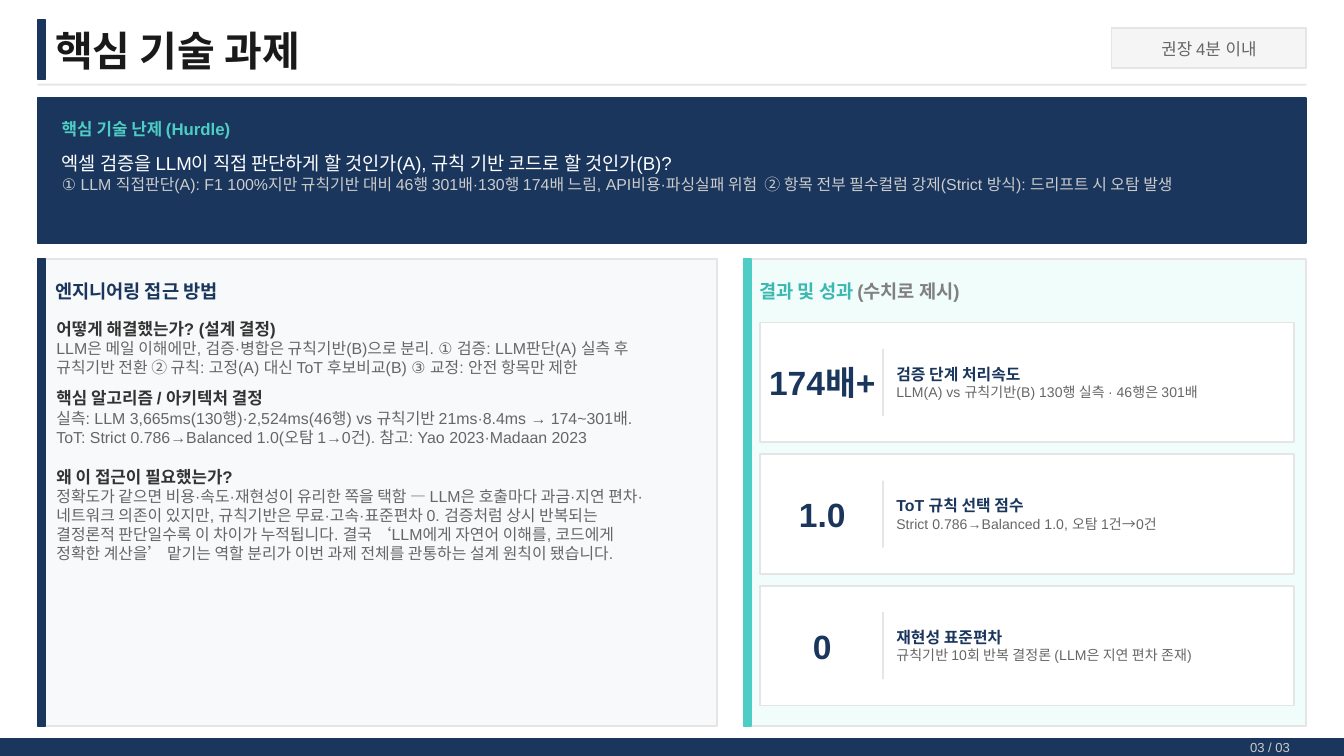
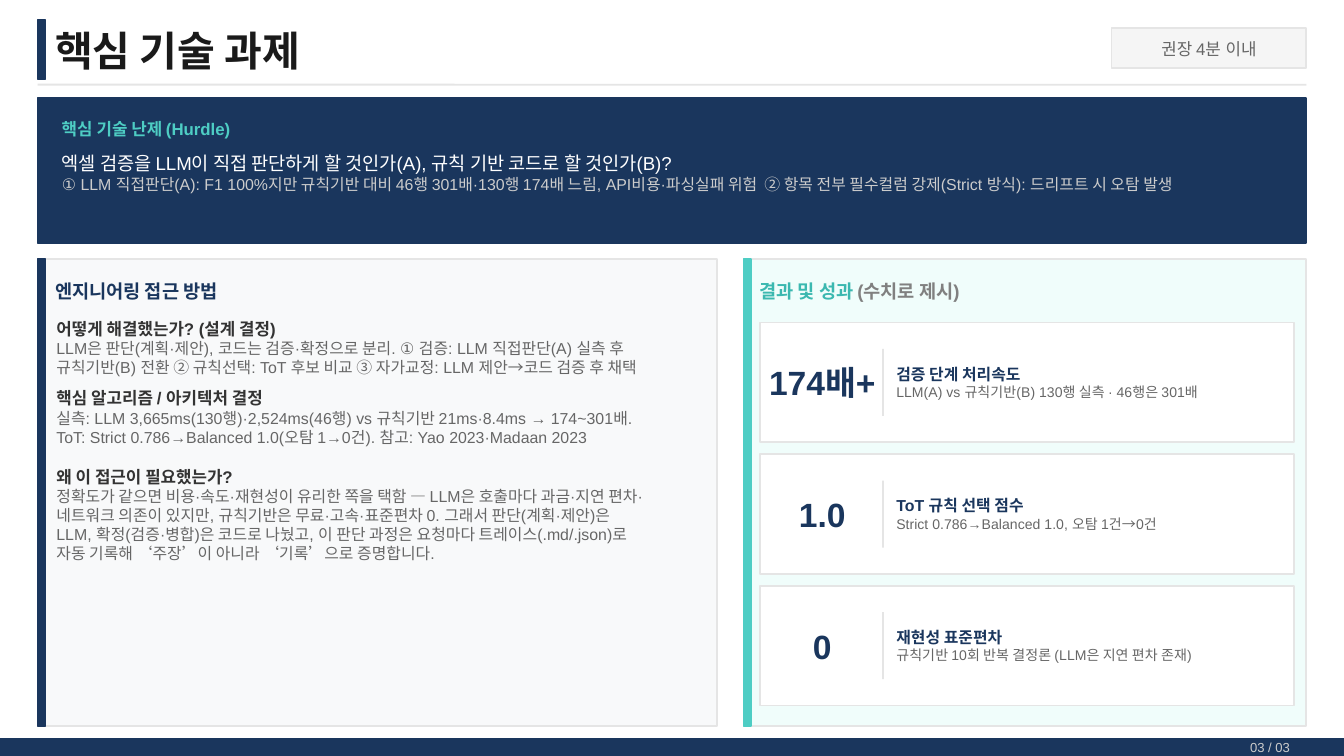
Before and after one commit to PinokioLee/smart-collect-assistant, a slide deck: slide 4 of presentation/AI_Master_최종발표_이형진_08079.pptx. Drawn at 1344x756 pixels with LibreOffice and Linux fonts; fonts in the diff are those of the drawing. Boxes give left, top, right and bottom in pixels: in the first picture for what was removed or moved away, otherwise in the second. Text is boxed around its words. In the diff, an @@ line names an element or a change of style, - is before the commit and + after.

Commit message:
feat: LLM 판단 + 코드 검증 에이전트 루프 + 추론 트레이스 증거
멘토 피드백("4개 개별 기능 같다 / LLM을 능동적으로 어디 썼나")에 대응해
단발 요약이 아니라 Propose–Verify 멀티에이전트 세션으로 재설계했다.

방향 1 — LLM 자율성 (검증 재현성은 결정론 게이트로 유지):
- Supervisor: LLM이 실제 업로드 컬럼을 보고 검증 전략·리스크를 계획(plan_collection)
- Self-Correction: LLM이 교정값을 근거와 함께 '제안'(propose_corrections) →
  코드가 허용값·날짜형식으로 '검증' → 재검증서 오류 줄 때만 채택.
  게이트 미통과 시 결정론 규칙 폴백. Azure 없으면 전체 오프라인 재현.

방향 2 — 하나의 에이전트 세션으로 가시화:
- 버려지던 reasoning_log 직렬화 + 구조화 reasoning_steps(판단 주체 LLM/규칙) 신설
- 02 결과에 '에이전트 추론 타임라인' 패널·자가교정 상세(LLM 근거)·Supervisor 계획 박스

증거 기록:
- 요청 1건마다 data/traces/{ID}.json/.md 자동 저장(단계별 판단주체 표 + 교정 근거)
- /api/download-trace 및 UI 다운로드 버튼
- 시연 대본·멘토 문서(1.5절, Q14~Q16)·발표 PPT 4장 전체 반영

검증: pytest 62 passed(신규 에이전틱 6개 포함), npm build 통과,
실 LLM 그래프 실행·API 스모크로 제안-검증 루프·트레이스 확인.

```diff
--- a/presentation/AI_Master_최종발표_이형진_08079.pptx
+++ b/presentation/AI_Master_최종발표_이형진_08079.pptx
@@ text at [56, 338, 637, 377]: text changed @@
-LLM은 메일 이해에만, 검증·병합은 규칙기반(B)으로 분리. ① 검증: LLM판단(A) 실측 후 규칙기반 전환 ② 규칙: 고정(A) 대신 ToT 후보비교(B) ③ 교정: 안전 항목만 제한
+LLM은 판단(계획·제안), 코드는 검증·확정으로 분리. ① 검증: LLM 직접판단(A) 실측 후 규칙기반(B) 전환 ② 규칙선택: ToT 후보 비교 ③ 자가교정: LLM 제안→코드 검증 후 채택
@@ text at [56, 489, 643, 560]: text changed @@
-정확도가 같으면 비용·속도·재현성이 유리한 쪽을 택함 — LLM은 호출마다 과금·지연 편차·네트워크 의존이 있지만, 규칙기반은 무료·고속·표준편차 0. 검증처럼 상시 반복되는 결정론적 판단일수록 이 차이가 누적됩니다. 결국 ‘LLM에게 자연어 이해를, 코드에게 정확한 계산을’ 맡기는 역할 분리가 이번 과제 전체를 관통하는 설계 원칙이 됐습니다.
+정확도가 같으면 비용·속도·재현성이 유리한 쪽을 택함 — LLM은 호출마다 과금·지연 편차·네트워크 의존이 있지만, 규칙기반은 무료·고속·표준편차 0. 그래서 판단(계획·제안)은 LLM, 확정(검증·병합)은 코드로 나눴고, 이 판단 과정은 요청마다 트레이스(.md/.json)로 자동 기록해 ‘주장’이 아니라 ‘기록’으로 증명합니다.
```
Also in this commit, not shown: 2 other slides changed, 16 other files.
